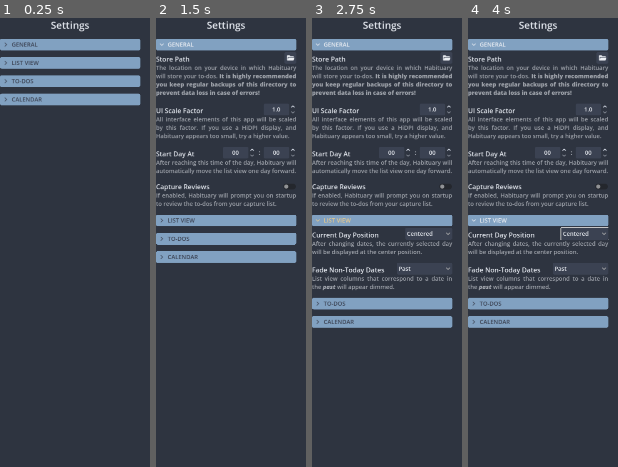
Above: before the commit, frames 1-4 (left to right).
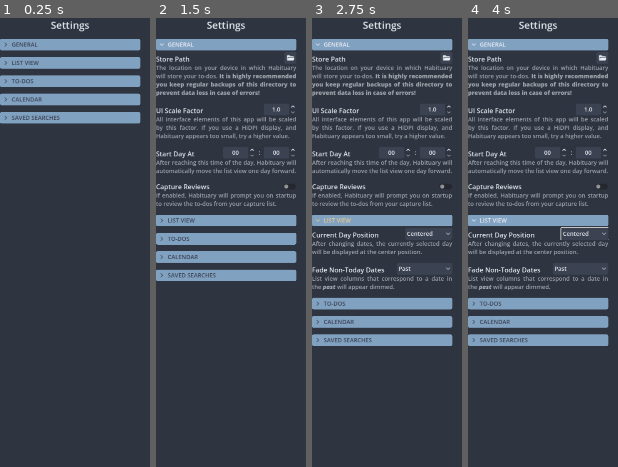
Above: after the commit, the same moments.

Repository: njamster/habituary
Game: Godot game, scene res://main_window/side_panel/settings/settings.tscn
Two runs of this game, one before a commit and one after it. Both use one fixed random seed, a clock stepped at 60 frames per second and the inputs below. This scene is started directly instead of the project's main scene.
Inputs (mouse positions are in pixels of both pictures, inside the frame that each line leads up to):
- Up to frame 1 (0.25 s): no input
- Up to frame 2 (1.5 s): click "GENERAL" at 0.5 s; click (289, 188) at 1.25 s
- Up to frame 3 (2.75 s): click "LIST VIEW" at 2 s
- Up to frame 4 (4 s): click "Centered" at 2.75 s; click "Past" at 3.5 s

The runs differ from the first frame. In frame 1, 2.5% of the frame differs, in the area x 0-94%, y 20-24%; in frame 2, 2.3%; in frame 3, 2.5%; in frame 4, 2.5%.

Commit message:
Make relative saved search dates optional
... by adding a new "Use Relative Dates" setting, and using absolute
dates instead if the user sets it to `false`. This is a purely visual
change, the highlighting logic for set alarms doesn't change!

Also, adds a "Latest Match:" label in front of the `DayCounter` to
clarify what the date refers to, and changes the DayCounter's text
overrun behavior to "Ellipsis", just in case.

This setting *does* persist across restarts.

Diff:
--- a/autoloads/settings.gd
+++ b/autoloads/settings.gd
@@ -17,6 +17,7 @@
 signal fade_non_today_dates_changed
 signal bookmarks_due_today_changed
 signal show_sub_item_count_changed
+signal use_relative_saved_search_dates_changed
 
 
 enum TodayPosition {
@@ -385,6 +386,16 @@
 
 var side_panel_width := 360  # pixels
 
+@export var use_relative_saved_search_dates := true:
+	set(value):
+		if use_relative_saved_search_dates == value:
+			return
+
+		use_relative_saved_search_dates = value
+		_start_debounce_timer()
+
+		use_relative_saved_search_dates_changed.emit()
+
 
 func _enter_tree() -> void:
 	get_window().wrap_controls = true  # Sadly, there is no ProjectSetting to enable this by default
--- a/main_window/side_panel/saved_searches/saved_item/saved_item.gd
+++ b/main_window/side_panel/saved_searches/saved_item/saved_item.gd
@@ -74,6 +74,10 @@
 		if query == text:
 			date = _find_last_mention()
 	)
+
+	Settings.use_relative_saved_search_dates_changed.connect(
+		_update_day_counter
+	)
 	#endregion
 
 	#region Local Signals
@@ -101,48 +105,52 @@
 func _update_day_counter() -> void:
 	day_diff = date.day_difference_to(DayTimer.today)
 
-	var years := int(abs(day_diff) / 365)
-	var weeks := int(abs(day_diff) % 365 / 7)
-	var days := int(abs(day_diff) % 365 % 7)
+	if Settings.use_relative_saved_search_dates:
+		var years := int(abs(day_diff) / 365)
+		var weeks := int(abs(day_diff) % 365 / 7)
+		var days := int(abs(day_diff) % 365 % 7)
 
-	var remaining_time = ""
-	if years:
-		if years > 1:
-			remaining_time += "%d years" % [years]
+		var remaining_time = ""
+		if years:
+			if years > 1:
+				remaining_time += "%d years" % [years]
+			else:
+				remaining_time += "%d year" % [years]
+		if weeks:
+			if remaining_time:
+				if days:
+					remaining_time += ", "
+				else:
+					remaining_time += " and "
+			if weeks > 1:
+				remaining_time += "%d weeks" % [weeks]
+			else:
+				remaining_time += "%d week" % [weeks]
+		if days:
+			if remaining_time:
+				remaining_time += " and "
+			if days > 1:
+				remaining_time += "%d days" % [days]
+			else:
+				remaining_time += "%d day" % [days]
+
+		if day_diff < 0:
+			if day_diff == -1:
+				%DayCounter.text = "Yesterday"
+			else:
+				%DayCounter.text = remaining_time + " ago"
+		elif day_diff > 0:
+			if day_diff == 1:
+				%DayCounter.text = "Tomorrow"
+			else:
+				%DayCounter.text = "in " + remaining_time
 		else:
-			remaining_time += "%d year" % [years]
-	if weeks:
-		if remaining_time:
-			if days:
-				remaining_time += ", "
-			else:
-				remaining_time += " and "
-		if weeks > 1:
-			remaining_time += "%d weeks" % [weeks]
-		else:
-			remaining_time += "%d week" % [weeks]
-	if days:
-		if remaining_time:
-			remaining_time += " and "
-		if days > 1:
-			remaining_time += "%d days" % [days]
-		else:
-			remaining_time += "%d day" % [days]
+			%DayCounter.text = "TODAY"
 
-	if day_diff < 0:
-		if day_diff == -1:
-			%DayCounter.text = "Yesterday"
-		else:
-			%DayCounter.text = remaining_time + " ago"
-	elif day_diff > 0:
-		if day_diff == 1:
-			%DayCounter.text = "Tomorrow"
-		else:
-			%DayCounter.text = "in " + remaining_time
+		%Tooltip.text = date.format("MMM DD, YYYY")
 	else:
-		%DayCounter.text = "TODAY"
-
-	%Tooltip.text = date.format("MMM DD, YYYY")
+		%DayCounter.text = date.format("MMM DD, YYYY")
+		%Tooltip.text = ""
 
 
 func _on_repeat_search_pressed() -> void:
--- a/main_window/side_panel/saved_searches/saved_item/saved_item.tscn
+++ b/main_window/side_panel/saved_searches/saved_item/saved_item.tscn
@@ -64,14 +64,20 @@
 
 [node name="SecondRow" type="HBoxContainer" parent="VBox"]
 layout_mode = 2
+theme_type_variation = &"TinySeparation"
+
+[node name="LatestMatch" type="Label" parent="VBox/SecondRow"]
+layout_mode = 2
+text = "Latest Match:"
 
 [node name="DayCounter" type="Label" parent="VBox/SecondRow"]
 unique_name_in_owner = true
 self_modulate = Color(1, 1, 1, 0.75)
 layout_mode = 2
-size_flags_horizontal = 2
+size_flags_horizontal = 3
 mouse_filter = 1
 text = "1337 days left"
+text_overrun_behavior = 3
 
 [node name="Tooltip" type="Node" parent="VBox/SecondRow/DayCounter"]
 unique_name_in_owner = true
--- a/main_window/side_panel/settings/settings.gd
+++ b/main_window/side_panel/settings/settings.gd
@@ -59,6 +59,13 @@
 			_on_show_sub_item_count_options_item_selected(option_id)
 
 	_set_text_colors()
+
+	%UseRelativeDates/Setting/Options.set_pressed_no_signal(
+		Settings.use_relative_saved_search_dates
+	)
+	_on_use_relative_dates_options_toggled(
+		Settings.use_relative_saved_search_dates
+	)
 
 
 func _set_text_colors() -> void:
@@ -105,6 +112,10 @@
 
 	%UIScale/Setting/ScaleFactor.value_changed.connect(func(value):
 		Settings.ui_scale_factor = value
+	)
+
+	%UseRelativeDates/Setting/Options.toggled.connect(
+		_on_use_relative_dates_options_toggled
 	)
 	#endregion
 
@@ -271,3 +282,16 @@
 	var new_colors = Settings.to_do_text_colors.duplicate()
 	new_colors[id] = Settings.DEFAULT_TO_DO_TEXT_COLORS[id]
 	Settings.to_do_text_colors = new_colors
+
+
+func _on_use_relative_dates_options_toggled(toggled_on: bool) -> void:
+	Settings.use_relative_saved_search_dates = toggled_on
+
+	if toggled_on:
+		%UseRelativeDates/Explanation.text = ("[fill]The \"Latest Match\" for "
+		+ "a saved search will be shown relative to today, e.g. \"6 days ago"
+		+ "\".[/fill]")
+	else:
+		%UseRelativeDates/Explanation.text = ("[fill]The \"Latest Match\" for "
+		+ "a saved search will be shown as an absolute date, e.g. \"%s\"."
+		+ "[/fill]") % DayTimer.today.add_days(-6).format("MMM DD, YYYY")
--- a/main_window/side_panel/settings/settings.tscn
+++ b/main_window/side_panel/settings/settings.tscn
@@ -563,7 +563,46 @@
 bbcode_enabled = true
 fit_content = true
 
+[node name="SavedSearches" parent="ScrollContainer/PaddedScrollbar/VBox" instance=ExtResource("3_jtwi2")]
+layout_mode = 2
+theme_type_variation = &"TinySeparation"
+
+[node name="Heading" parent="ScrollContainer/PaddedScrollbar/VBox/SavedSearches" index="0"]
+text = "SAVED SEARCHES"
+
+[node name="UseRelativeDates" type="VBoxContainer" parent="ScrollContainer/PaddedScrollbar/VBox/SavedSearches/Content" index="0"]
+unique_name_in_owner = true
+layout_mode = 2
+
+[node name="Setting" type="HBoxContainer" parent="ScrollContainer/PaddedScrollbar/VBox/SavedSearches/Content/UseRelativeDates"]
+layout_mode = 2
+theme_type_variation = &"SmallSeparation"
+
+[node name="Label" type="Label" parent="ScrollContainer/PaddedScrollbar/VBox/SavedSearches/Content/UseRelativeDates/Setting"]
+layout_mode = 2
+size_flags_horizontal = 3
+size_flags_vertical = 8
+theme_type_variation = &"HeaderSmall"
+text = "Use Relative Dates"
+vertical_alignment = 2
+
+[node name="Options" type="CheckButton" parent="ScrollContainer/PaddedScrollbar/VBox/SavedSearches/Content/UseRelativeDates/Setting"]
+layout_mode = 2
+focus_mode = 0
+mouse_default_cursor_shape = 2
+button_pressed = true
+
+[node name="Explanation" type="RichTextLabel" parent="ScrollContainer/PaddedScrollbar/VBox/SavedSearches/Content/UseRelativeDates"]
+modulate = Color(1, 1, 1, 0.607843)
+layout_mode = 2
+theme_type_variation = &"Explanation"
+theme_override_fonts/bold_italics_font = ExtResource("7_fjnu2")
+bbcode_enabled = true
+text = "[fill]If enabled, Habituary will prompt you on startup to review the to-dos from your capture list.[fill]"
+fit_content = true
+
 [editable path="ScrollContainer/PaddedScrollbar/VBox/General"]
 [editable path="ScrollContainer/PaddedScrollbar/VBox/ListView"]
 [editable path="ScrollContainer/PaddedScrollbar/VBox/ToDos"]
 [editable path="ScrollContainer/PaddedScrollbar/VBox/Calendar"]
+[editable path="ScrollContainer/PaddedScrollbar/VBox/SavedSearches"]
